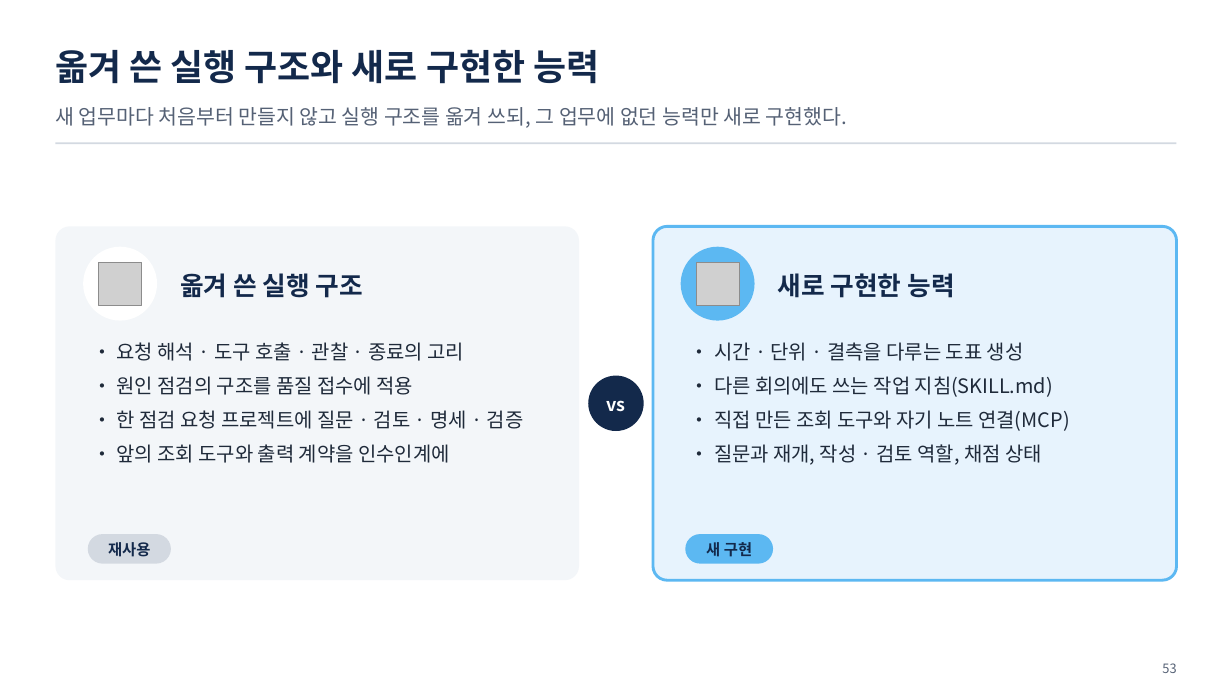
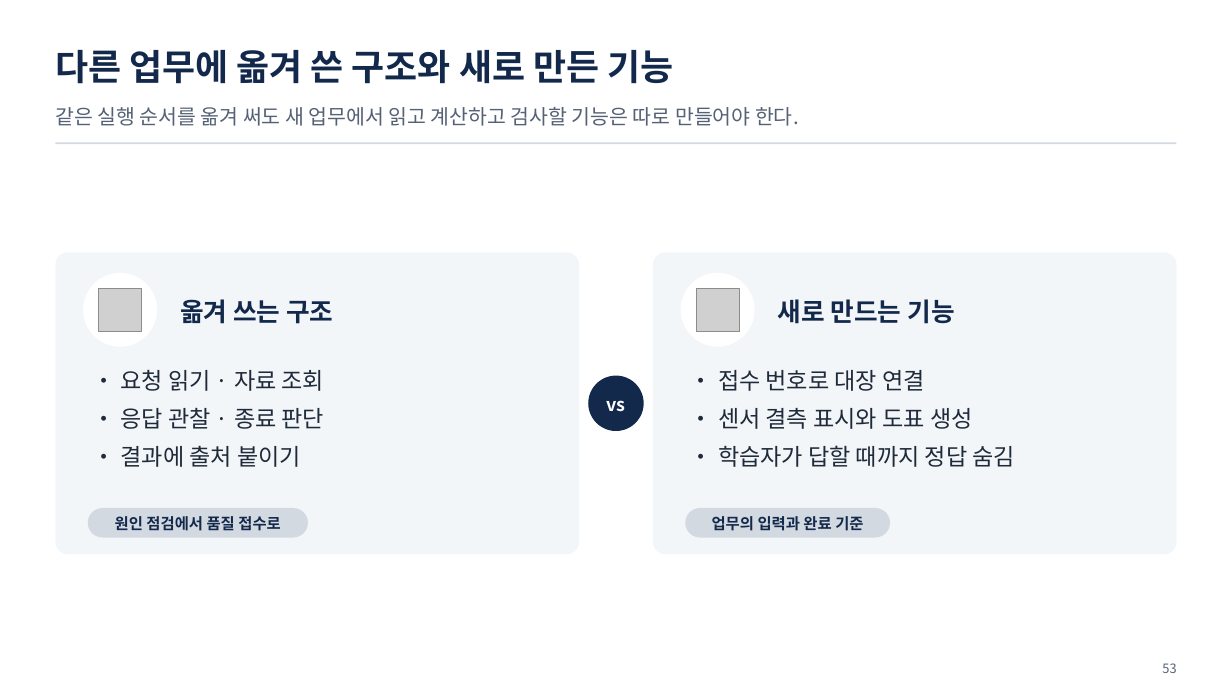
Before and after one commit to uengine-oss/hyd-iot-edu, a slide deck: slide 53 of workspace/강의제작/산출물/통합반/이론/08회차/통합반_08일차.pptx. Drawn at 1232x693 pixels with LibreOffice and Linux fonts; fonts in the diff are those of the drawing; grey boxes stand for pictures. Boxes give left, top, right and bottom in pixels: in the first picture for what was removed or moved away, otherwise in the second. Text is boxed around its words. In the diff, an @@ line names an element or a change of style, - is before the commit and + after.

Commit message:
통합반 8회차 06편 51~58장 개정 화면·대본의 검토 중간판 보존

```diff
--- a/workspace/강의제작/산출물/통합반/이론/08회차/통합반_08일차.pptx
+++ b/workspace/강의제작/산출물/통합반/이론/08회차/통합반_08일차.pptx
@@ text at box(55, 50, 674, 84): text changed @@
-옮겨 쓴 실행 구조와 새로 구현한 능력
+다른 업무에 옮겨 쓴 구조와 새로 만든 기능
@@ text at box(55, 107, 799, 126): text changed @@
-새 업무마다 처음부터 만들지 않고 실행 구조를 옮겨 쓰되, 그 업무에 없던 능력만 새로 구현했다.
+같은 실행 순서를 옮겨 써도 새 업무에서 읽고 계산하고 검사할 기능은 따로 만들어야 한다.
@@ rounded rectangle: place and size @@
-rounded rectangle at box(55, 226, 579, 580)
+rounded rectangle at box(55, 252, 579, 555)
@@ rounded rectangle: place and size @@
-rounded rectangle at box(653, 226, 1177, 580)
+rounded rectangle at box(653, 252, 1177, 555)
@@ rounded rectangle at box(653, 252, 1177, 555): fill #E7F3FD to #F3F6F9; outline #5CB8F2 2.25 pt to none @@
@@ text at box(180, 299, 333, 324): text changed @@
-옮겨 쓴 실행 구조
+옮겨 쓰는 구조
@@ ellipse at box(681, 273, 755, 347): fill #5CB8F2 to #FFFFFF @@
@@ 2 ellipses, 2 pictures: place and size @@
-2 ellipses, 2 pictures at box(83, 247, 755, 321)
+2 ellipses, 2 pictures at box(83, 273, 755, 347)
@@ text at box(778, 299, 954, 324): text changed @@
-새로 구현한 능력
+새로 만드는 기능
@@ text at box(121, 370, 325, 467): text changed; size 15.5 to 18 pt @@
-• 요청 해석 · 도구 호출 · 관찰 · 종료의 고리
-• 원인 점검의 구조를 품질 접수에 적용
-• 한 점검 요청 프로젝트에 질문 · 검토 · 명세 · 검증
-• 앞의 조회 도구와 출력 계약을 인수인계에
+• 요청 읽기 · 자료 조회
+• 응답 관찰 · 종료 판단
+• 결과에 출처 붙이기
@@ text at box(718, 370, 1016, 467): text changed; size 15.5 to 18 pt @@
-• 시간 · 단위 · 결측을 다루는 도표 생성
-• 다른 회의에도 쓰는 작업 지침(SKILL.md)
-• 직접 만든 조회 도구와 자기 노트 연결(MCP)
-• 질문과 재개, 작성 · 검토 역할, 채점 상태
+• 접수 번호로 대장 연결
+• 센서 결측 표시와 도표 생성
+• 학습자가 답할 때까지 정답 숨김
@@ rounded rectangle: place and size @@
-rounded rectangle at box(88, 534, 171, 564)
+rounded rectangle at box(88, 508, 308, 538)
@@ rounded rectangle: place and size @@
-rounded rectangle at box(686, 534, 774, 564)
+rounded rectangle at box(686, 508, 891, 538)
@@ rounded rectangle at box(686, 508, 891, 538): fill #5CB8F2 to #D3D9E1 @@
@@ text at box(115, 516, 280, 531): text changed @@
-재사용
+원인 점검에서 품질 접수로
@@ text at box(712, 516, 863, 531): text changed @@
-새 구현
+업무의 입력과 완료 기준
```
Also in this commit, not shown: 7 other slides changed, 6 other files.
